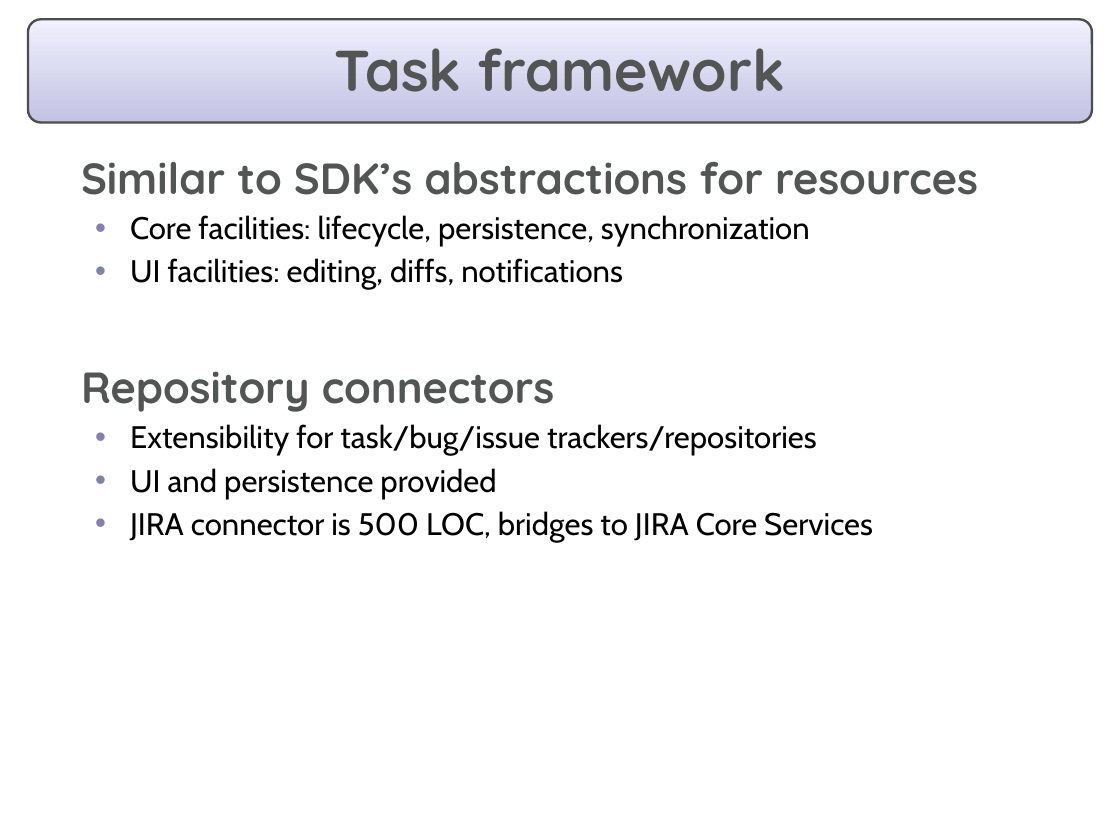
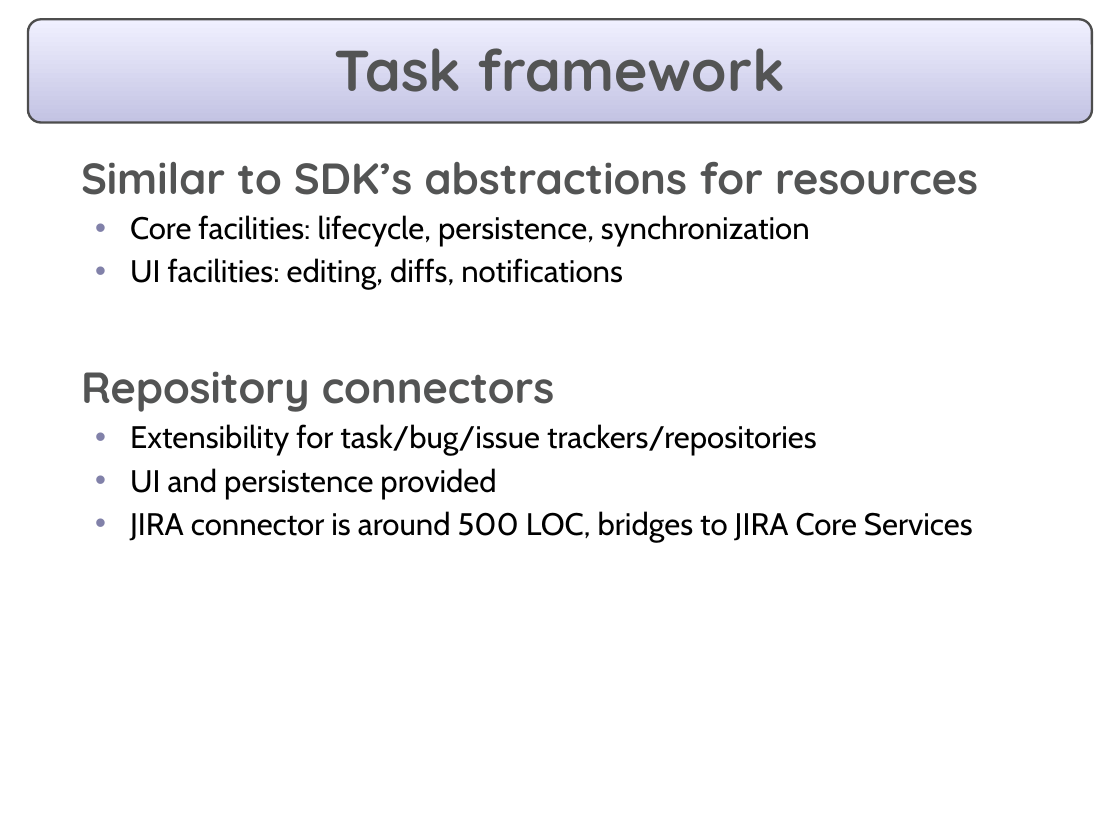
Before and after one commit to eclipse-mylyn/mylyn-website, a slide deck: slide 16 of publications/2006-03-mylar-eclipsecon.ppt. Drawn at 1120x840 pixels with LibreOffice and Linux fonts; fonts in the diff are those of the drawing. Boxes give left, top, right and bottom in pixels: in the first picture for what was removed or moved away, otherwise in the second. Text is boxed around its words. In the diff, an @@ line names an element or a change of style, - is before the commit and + after.

```diff
--- a/publications/2006-03-mylar-eclipsecon.ppt
+++ b/publications/2006-03-mylar-eclipsecon.ppt
@@ text at bbox=[130, 511, 973, 542]: text changed @@
-  • JIRA connector is 500 LOC, bridges to JIRA Core Services
+  • JIRA connector is around 500 LOC, bridges to JIRA Core Services
```
Also in this commit, not shown: 3 other slides changed, 1 other file.
